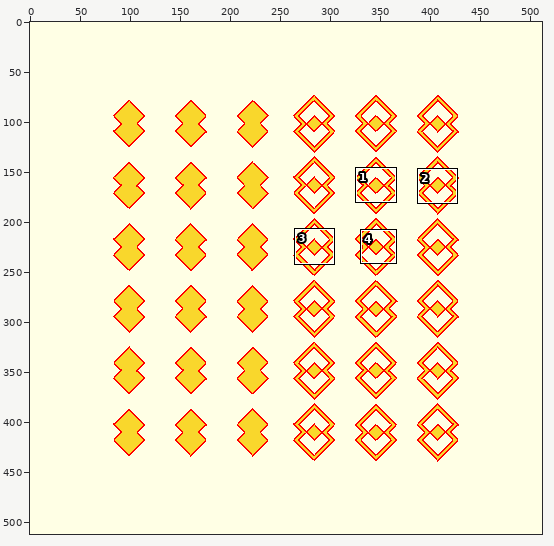
File history of a sprite sheet, tests/regression/render/linear_extrude-twist-tests-expected.png. The picture above shows the old version from afar; the outline marks the close-up.
Close-up. Before the edit:
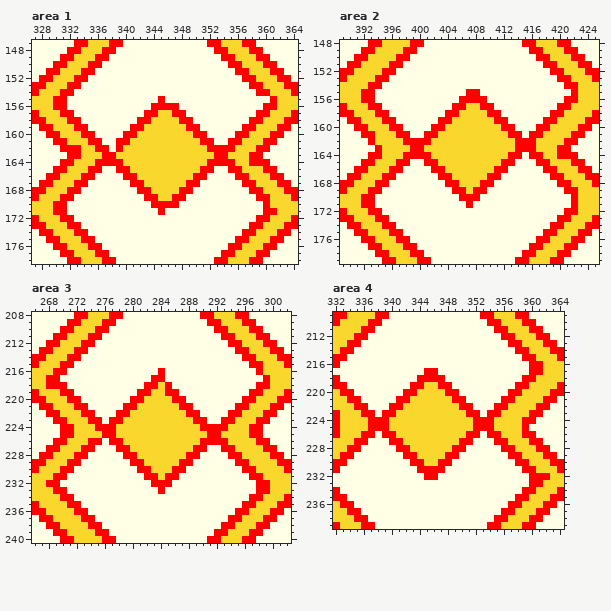
The file is 512x512 pixels. Shown: area 1: x 327..364, y 147..178; area 2: x 389..425, y 148..179; area 3: x 266..302, y 208..240; area 4: x 332..364, y 209..239. The commit also changed other parts of the picture, which this record leaves out.
New version:
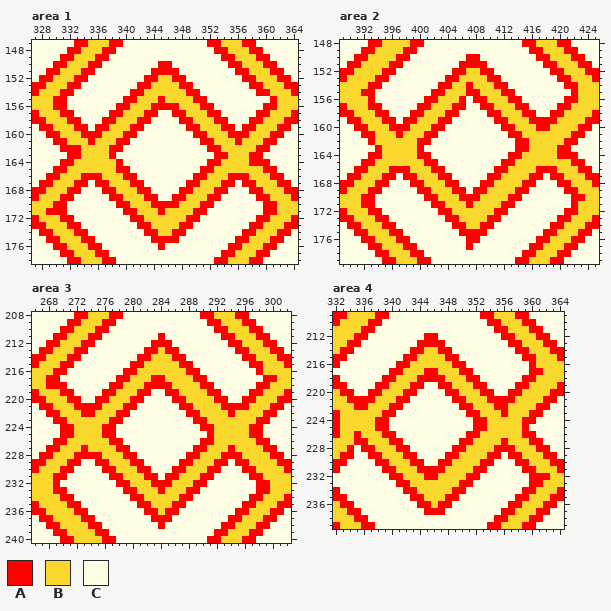
Palette (. is transparent): A #ff0000  B #f9d72c  C #ffffe5
Change:
Changed rows in their new state; - is an unchanged pixel.
Area 1:
first column x 329:
150 ----------------AA---------------
151 ---------------AAAA--------------
152 --------------AABBAA-------------
153 -------------AABBBBAA------------
154 ------------AABBBBBBAA-----------
155 -----------AABBB-BBBBAA----------
156 ----------AABBB----BBBAA---------
157 ---------AABBB--CC--BBBAA--------
158 --------AABBB--CCCC--BBBAA-------
159 -------AABBB--CCCCCC--BBBAA------
160 -------ABBB--CCCCCCCC--BBBA------
161 -------BBB--CCCCCCCCCC--BBB------
162 -------BBA-CCCCCCCCCCCC--BB------
163 --------B-CCCCCCCCCCCCCC---------
164 -------BBB-CCCCCCCCCCCC--BB------
165 ------BBBB--CCCCCCCCCC--BBBB-----
166 -------ABBB--CCCCCCCC--BBBA------
167 -------AABBB--CCCCCC--BBBAA------
168 --------AABBB--CCCC--BBBAA-------
169 ---------AABBB--CC--BBBAA--------
170 ----------AABBB----BBBAA--------A
171 A----------AABBB-BBBBAA----------
172 ------------AABBBBBBAA-----------
173 -------------AABBBBAA------------
174 --------------AABBAA-------------
175 ---------------AAAA--------------
176 ----------------A----------------
Area 2:
first column x 392:
150 ---------------AA---------------
151 --------------AAAA--------------
152 -------------AABBAA-------------
153 ------------AABBBBAA------------
154 -----------AABBABBBAA-----------
155 ----------AABBB--BBBAA----------
156 B--------AABBB-C--BBBAA---------
157 --------AABBB--CC--BBBAA--------
158 -------AABBB--CCCC--BBBAA-------
159 ------AABBB--CCCCCC--BBBAA------
160 ------ABBB--CCCCCCCC--BBB-------
161 ------BBB--CCCCCCCCCC--BBB------
162 ------BB--CCCCCCCCCCCC--B-------
163 -------B-CCCCCCCCCCCCC--B-------
164 ------BB--CCCCCCCCCCC--BBB------
165 -----BBBB--CCCCCCCCC--BBBBB-----
166 ------ABBB--CCCCCCC--BBBBA------
167 ------AABBB--CCCCC--BBBBAA------
168 -------AABBB--CCC--BBBBAA-------
169 --------AABBB--C--BBBBAA--------
170 ---------AABBB---BBBBAA--------A
171 ----------AABBB-BBBBAA----------
172 -----------AABBBBBBAA-----------
173 ------------AABBBBAA------------
174 -------------AABBAA-------------
175 --------------AAAA--------------
176 ---------------AA---------------
177 ---------------A----------------
Area 3:
first column x 268:
211 ----------------A----------------
212 ---------------AAA---------------
213 --------------AABAA--------------
214 -------------AABBBAA-------------
215 ------------AABBBBBAA------------
216 -----------AABBBBBBBAA-----------
217 ----------AABBB--BBBBAA---------A
218 ---------AABBB--A-BBBBAA---------
219 --------AABBB--CC--BBBBAA--------
220 -------AABBB--CCCC--BBBBAA-------
221 ------AABBB--CCCCCC--BBBBAA------
222 -------BBB--CCCCCCCC--BBBB-B-----
223 ------BBB--CCCCCCCCCC--BBBB------
224 -------B--CCCCCCCCCCCC--BB-------
225 ----------CCCCCCCCCCCCC-B--------
226 ------BBB--CCCCCCCCCCC--BB-------
227 ------BBBB--CCCCCCCCC--BBB-------
228 ------AABBB--CCCCCCC--BBBA-------
229 -------AABBB--CCCCC--BBBAA-------
230 --------AABBB--CCC--BBBAA--------
231 ---------AABBB--C--BBBAA---------
232 B---------AABBB---BBBAA----------
233 -----------AABBB-BBBAA-----------
234 ------------AABBBBBAA------------
235 -------------AABBBAA-------------
236 --------------AABAA--------------
237 ---------------AAA---------------
238 ----------------A----------------
Area 4:
first column x 335:
212 ----------AA---------------
213 ---------AAAA--------------
214 --------AABBAA-------------
215 -------AABBBBAA------------
216 ------AABBBBBBAA----------B
217 -----AABBB--BBBAA----------
218 ----AABBB----BBBAA---------
219 ---AABBB--CC--BBBAA--------
220 --AABBB--CCCC--BBBAA-------
221 -AABBB--CCCCCC--BBBAA------
222 --BBB--CCCCCCCC--BBB-------
223 -BBB--CCCCCCCCCC--BBBA-----
224 --B--CCCCCCCCCCCC--B-------
225 --B--CCCCCCCCCCCC--B-------
226 ABBB--CCCCCCCCCC--BBB------
227 --BBB--CCCCCCCC--BBBB------
228 CAABBB--CCCCCC--BBBBA------
229 --AABBB--CCCC--BBBBAA------
230 ---AABBB--CC--BBBBAA-------
231 ----AABBB----BBBBAA--------
232 -----AABBB--BBBBAA---------
233 ------AABBBBBBBAA----------
234 -------AABBBBBAA-----------
235 --------AABBBAA------------
236 ---------AABAA-------------
237 ----------AAA--------------
